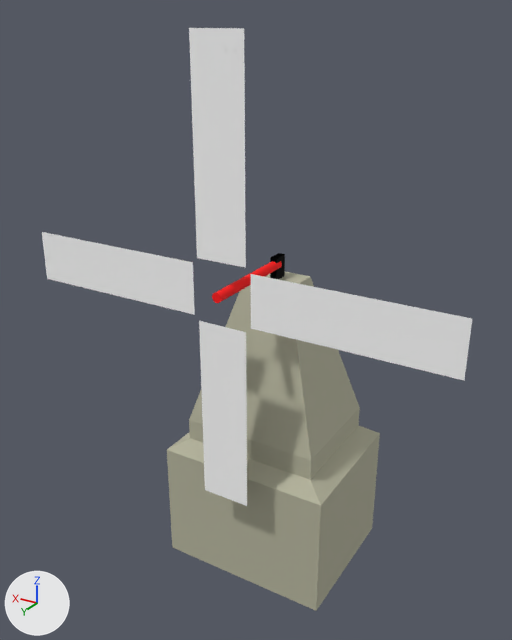
The FBX model client/model/windmill.FBX as it was, and as the next commit left it.
Both versions are drawn from a 50 mm camera at (-1.055, 1.893, 1.832) aimed at (0.04, 0.068, 0.92). Arrows for +X, +Y and +Z are at lower left; the lights stay in place. Where no turn or scale is listed for an object, it has been applied to the vertices.
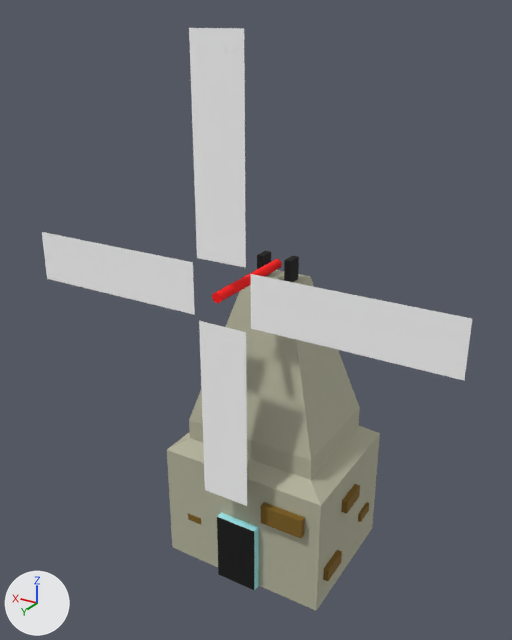
Commit message: [신창섭]풍차 잘못넣어서 수정...
1.냉무..

What differs and where, as boxes [x1, y1, x2, y2] in the pictures (512 x 640 px):
'Box009', moved (not visible before): after [217, 512, 259, 591]
'Box002', moved (not visible before): after [261, 502, 305, 538]
'Box007', moved: before [270, 253, 285, 280]; after [284, 256, 299, 282]
'Box006', moved (not visible before): after [341, 484, 360, 513]
'Box005', moved (not visible before): after [323, 550, 342, 581]
'Box008', moved (not visible before): after [257, 251, 271, 277]
'Box004', moved (not visible before): after [358, 502, 369, 522]
'Box003', moved (not visible before): after [188, 513, 201, 524]

The change, as a list of edits to the scene's bpy script:
```text
Change ob_box004:
    ob_box004.location: (0.0, 0.0, 0.162) -> (-0.311, -0.122, 0.162)
Change ob_box005:
    ob_box005.location: (0.0, 0.0, 0.124) -> (-0.318, 0.146, 0.124)
Change ob_box007:
    ob_box007.location: (0.0, 0.0, 1.039) -> (-0.051, 0.0, 1.039)
Change ob_box008:
    ob_box008.location: (0.0, 0.0, 1.039) -> (0.05, 0.0, 1.039)
Change ob_box006:
    ob_box006.location: (0.0, 0.0, 0.381) -> (-0.32, 0.023, 0.319)
Change ob_box002:
    ob_box002.location: (0.0, 0.0, 0.305) -> (-0.172, 0.266, 0.33)
Change ob_box003:
    ob_box003.location: (0.0, 0.0, 0.259) -> (0.191, 0.245, 0.178)
Change ob_box009:
    ob_box009.location: (0.0, 0.0, 0.126) -> (0.0, 0.27, 0.126)
```
